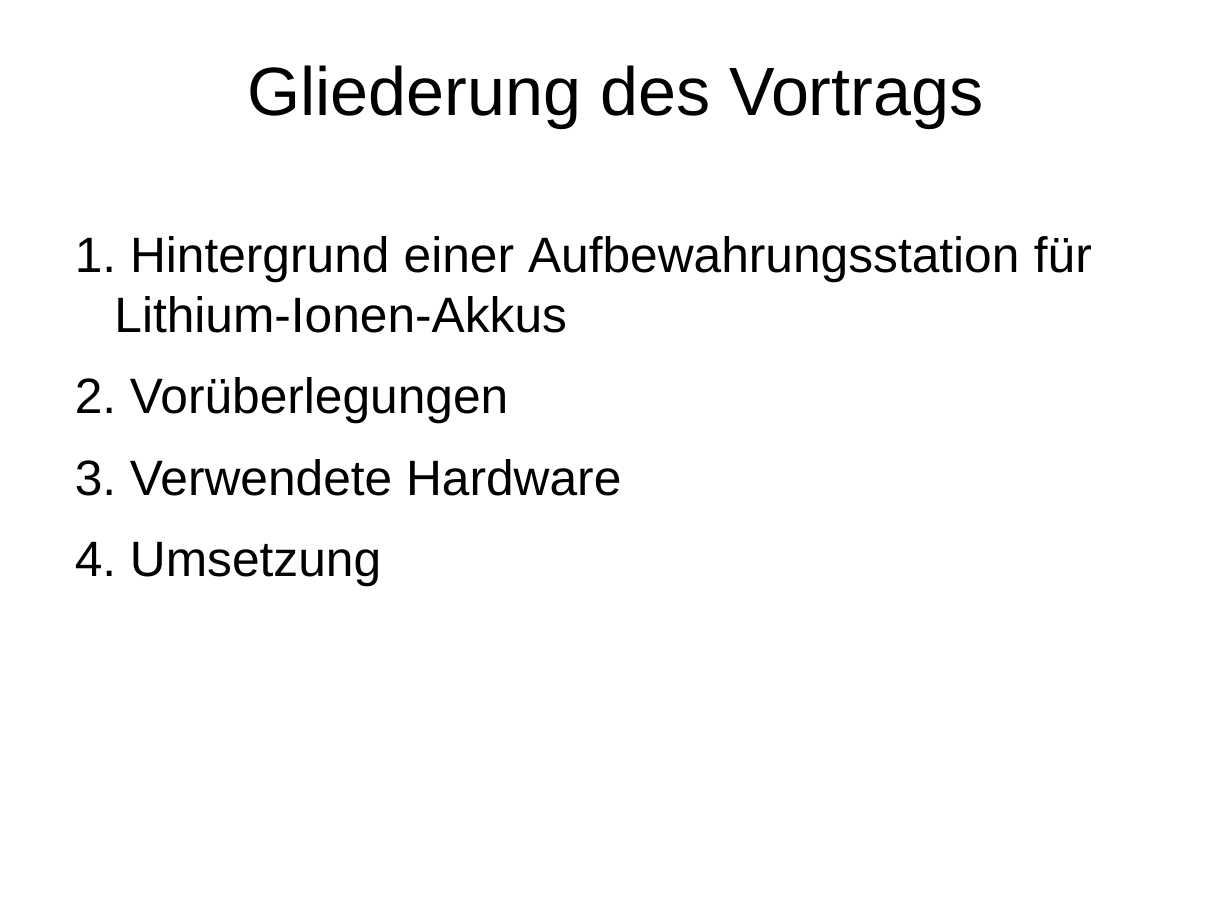
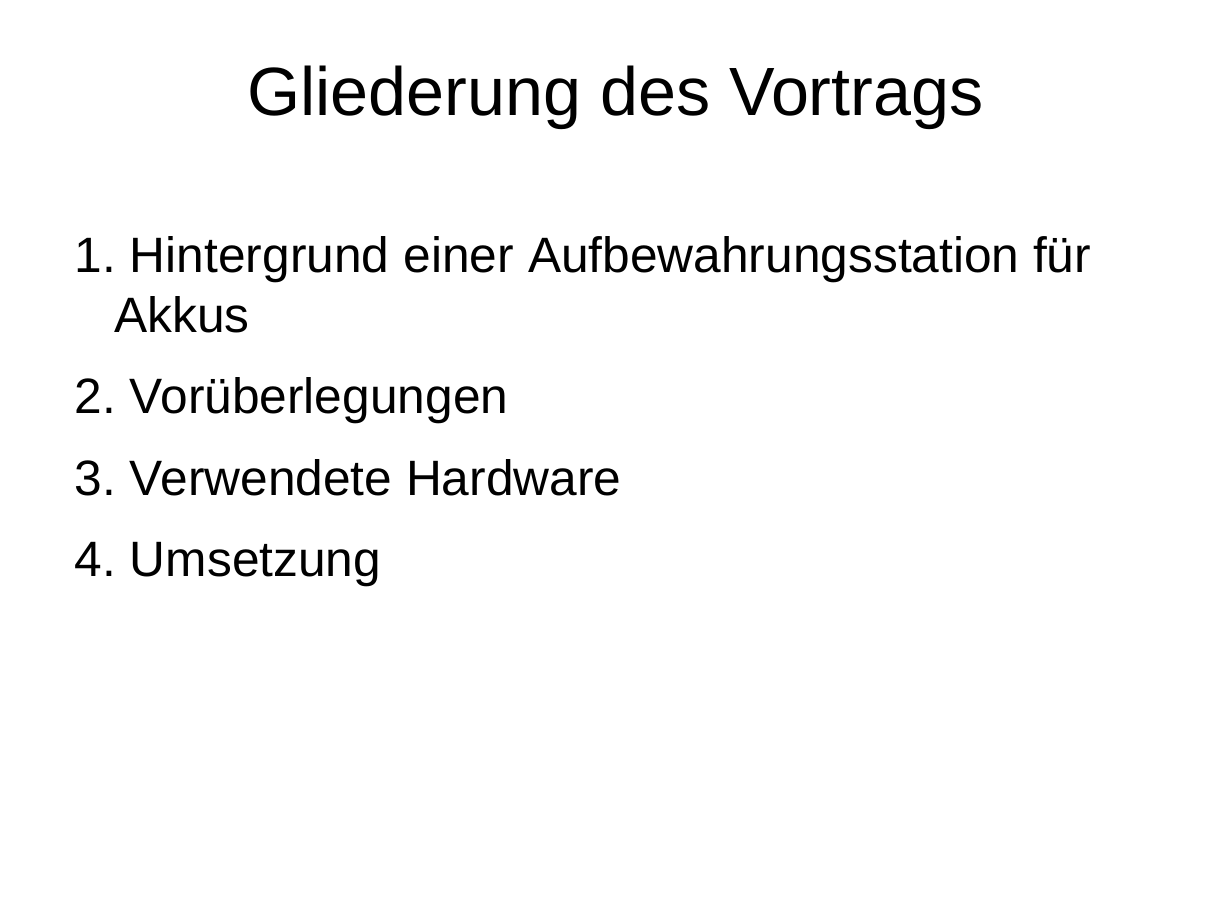
Before and after one commit to celentanos/mca, a slide deck: slide 2 of Vortrag.odp. Drawn at 1232x924 pixels with LibreOffice and Linux fonts; fonts in the diff are those of the drawing; background and template pictures are left out. Boxes give left, top, right and bottom in pixels: in the first picture for what was removed or moved away, otherwise in the second. Text is boxed around its words. In the diff, an @@ line names an element or a change of style, - is before the commit and + after.

Commit message:
blä

```diff
--- a/Vortrag.odp
+++ b/Vortrag.odp
@@ text at (114, 236, 1091, 333): text changed @@
-1. Hintergrund einer Aufbewahrungsstation für Lithium-Ionen-Akkus
+1. Hintergrund einer Aufbewahrungsstation für Akkus
```
Also in this commit, not shown: 5 slides added, 1 slide removed.
